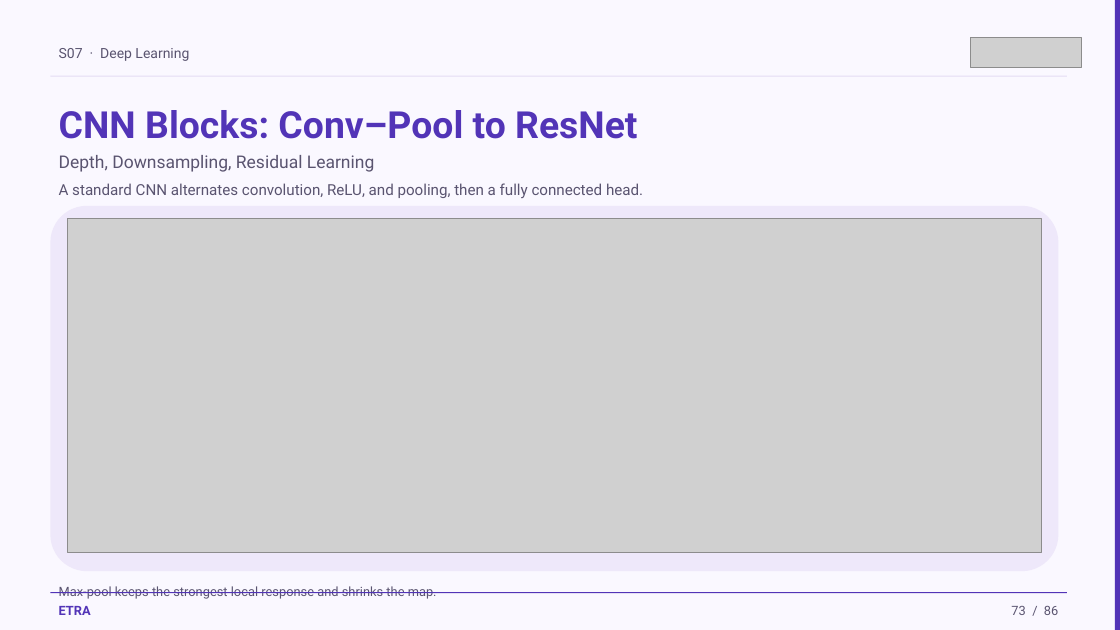
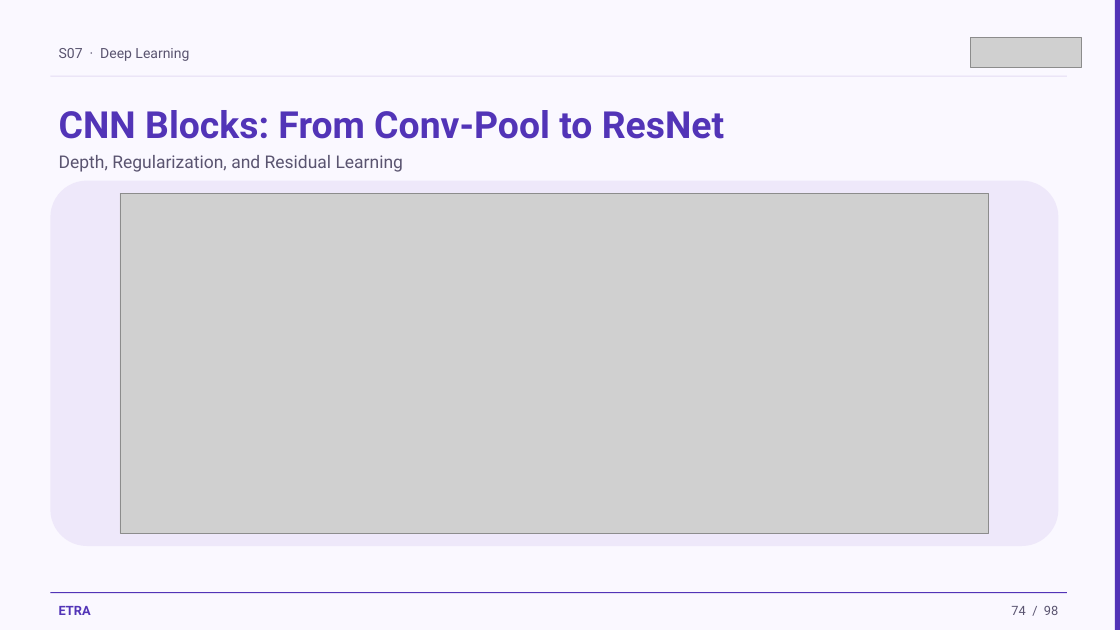
Before and after one commit to iksasa15/AI-ML, a slide deck: slide 74 of web-presentation/pdf-exports/Week2-Session1-Deep-Learning.pptx (slide 73 before the commit). Drawn at 1120x630 pixels with LibreOffice and Linux fonts; fonts in the diff are those of the drawing; grey boxes stand for pictures. Boxes give left, top, right and bottom in pixels: in the first picture for what was removed or moved away, otherwise in the second. Text is boxed around its words. In the diff, an @@ line names an element or a change of style, - is before the commit and + after.

```diff
--- a/web-presentation/pdf-exports/Week2-Session1-Deep-Learning.pptx
+++ b/web-presentation/pdf-exports/Week2-Session1-Deep-Learning.pptx
@@ text at [59,110,724,139]: text changed @@
-CNN Blocks: Conv–Pool to ResNet
+CNN Blocks: From Conv-Pool to ResNet
@@ text at [59,155,403,172]: text changed @@
-Depth, Downsampling, Residual Learning
+Depth, Regularization, and Residual Learning
@@ rounded rectangle: place and size @@
-rounded rectangle at [50,206,1059,571]
+rounded rectangle at [50,181,1059,546]
@@ text removed at [59,183,643,198] @@
-A standard CNN alternates convolution, ReLU, and pooling, then a fully connected head.
@@ picture: place and size @@
-picture at [67,218,1042,553]
+picture at [120,193,989,534]
@@ text removed at [59,586,437,599] @@
-Max-pool keeps the strongest local response and shrinks the map.
@@ text at [1011,606,1058,615]: text changed @@
-73 / 86
+74 / 98
```
Also in this commit, not shown: 81 other slides changed, 15 slides added, 3 slides removed, 5 other files.
